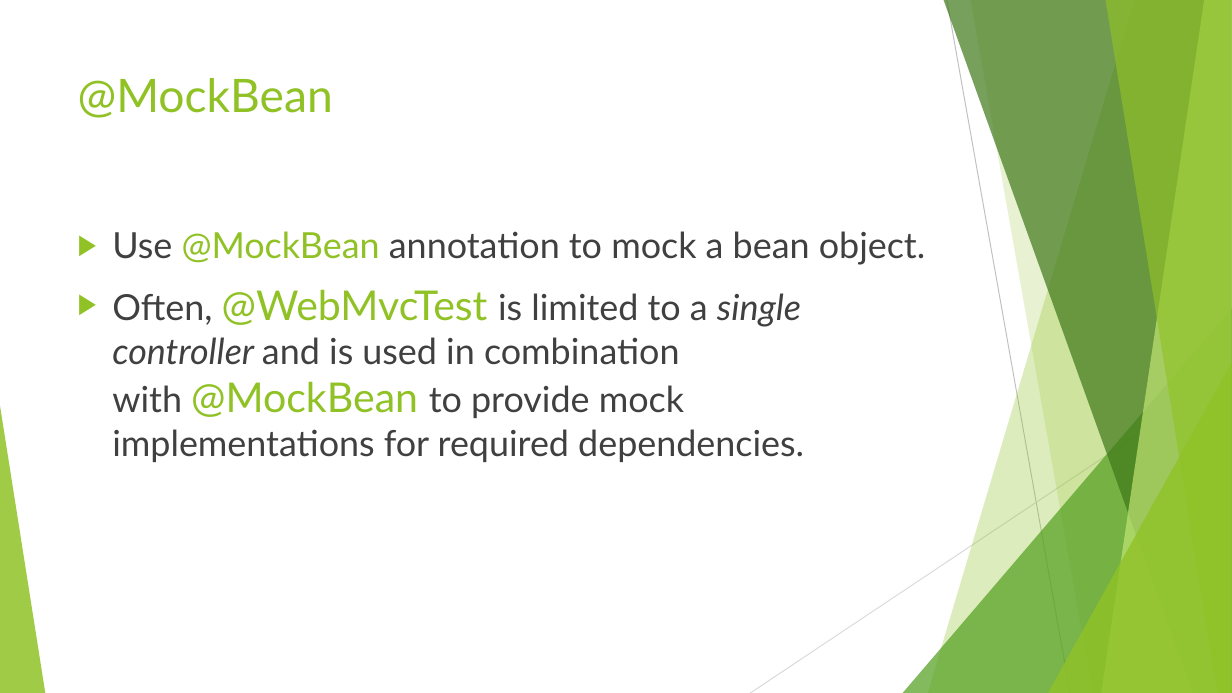
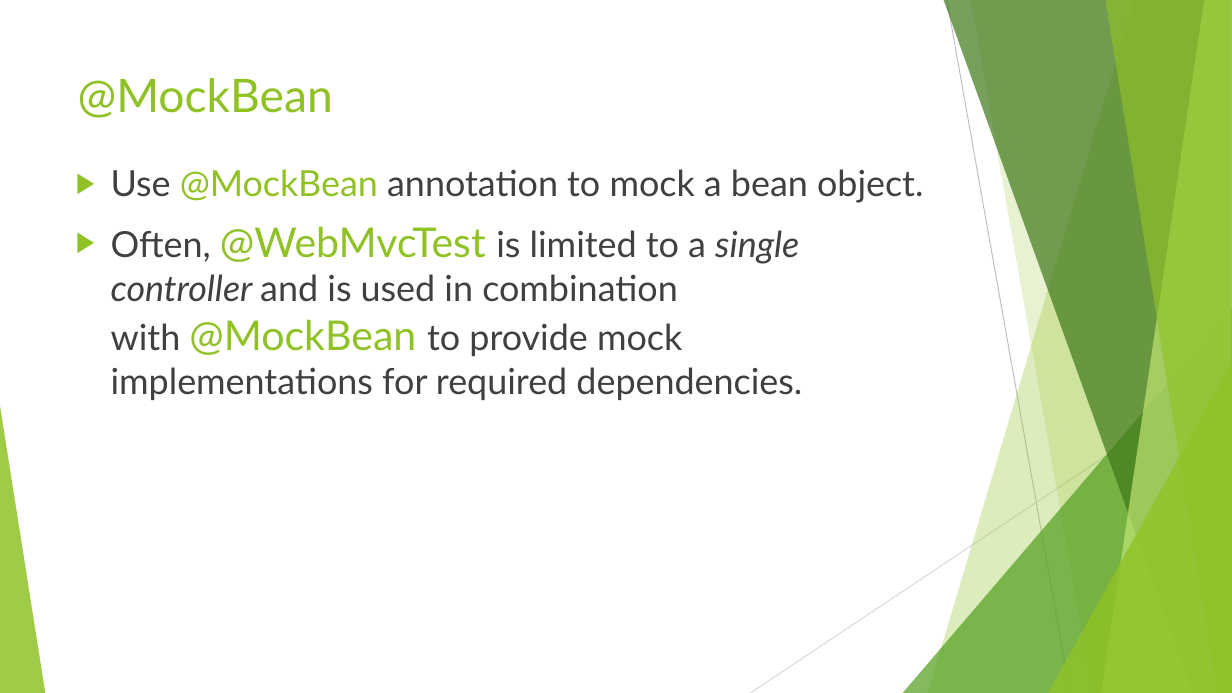
Before and after one commit to idanshal/sb-todo-app-tdp, a slide deck: slide 6 of course_data/presentations/practical_spring_boot_for_tdp_02.pptx. Drawn at 1232x693 pixels with LibreOffice and Linux fonts; fonts in the diff are those of the drawing. Boxes give left, top, right and bottom in pixels: in the first picture for what was removed or moved away, otherwise in the second. Text is boxed around its words. In the diff, an @@ line names an element or a change of style, - is before the commit and + after.

```diff
--- a/course_data/presentations/practical_spring_boot_for_tdp_02.pptx
+++ b/course_data/presentations/practical_spring_boot_for_tdp_02.pptx
@@ text "Use @MockBean annotation to mock ...": place and size @@
-text "Use @MockBean annotation to mock ..." at [112,231,925,462]
+text "Use @MockBean annotation to mock ..." at [111,169,923,400]
```
Also in this commit, not shown: 5 other slides changed, 7 slides removed, 1 other file.
